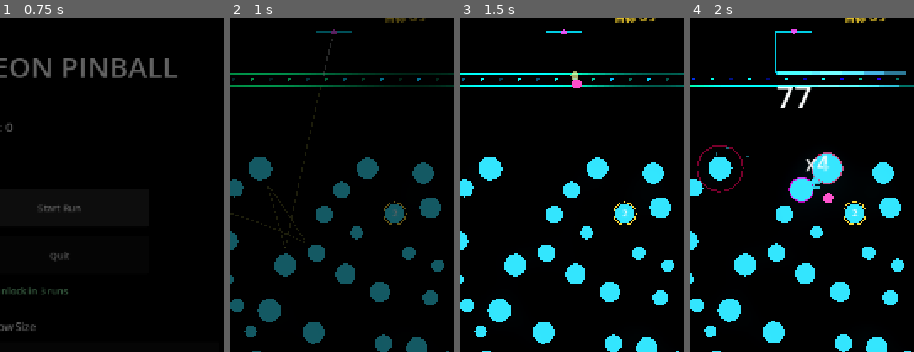
Above: before the commit, frames 1-4 (left to right).
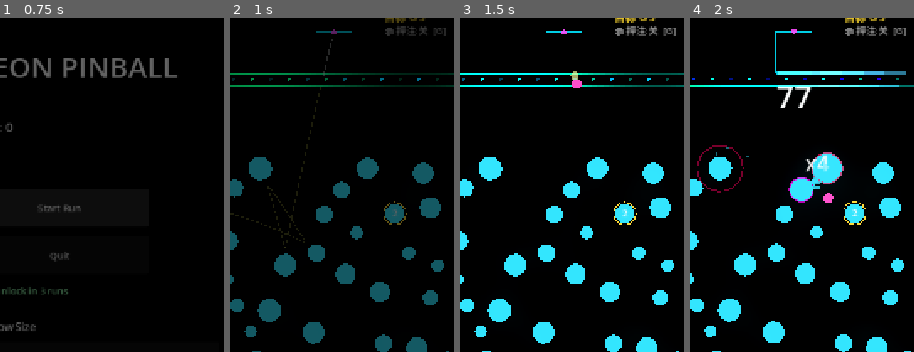
Above: after the commit, the same moments.

Repository: GencyZ/NeonPinball
Game: Godot game, scene res://scenes/main_menu.tscn
Same seed, same stepped clock (60 frames per second), same inputs: the game is played once before the commit and once after it.
Inputs (mouse positions are % of the whole screen's width and height, from its top left):
- Up to frame 1 (0.75 s): click "Start Run" at 0.5 s
- Up to frame 2 (1 s): no input
- Up to frame 3 (1.5 s): tap Enter at 1.25 s; move the mouse to (76, 52) at 1.27 s; hold D from 1.28 s (still down); hold Shift from 1.28 s (still down); click (76, 52) at 1.42 s
- Up to frame 4 (2 s): keep holding D; keep holding Shift; tap Space at 1.52 s
The pictures show only the part of the screen within x 29-79%, y 10-60%; the shares and areas given below are measured in that part.

Frame 1 is identical in both runs. In frame 2, 0.3% of the frame differs, in the area x 69-97%, y 2-6%; in frame 3, 0.5%; in frame 4, 0.5%.

Commit message:
feat: HUD gamble status label

Diff:
--- a/game/view/hud.gd
+++ b/game/view/hud.gd
@@ -9,6 +9,7 @@
 var _label_money: Label
 var _label_launches: Label
 var _label_targets: Label
+var _label_gamble: Label
 
 # ---- Shop panel ----
 var _shop_panel: PanelContainer
@@ -45,6 +46,7 @@
 	_label_launches = _make_label(Vector2(490, 92), 18, Color(0.8, 0.8, 1.0))
 	_label_targets = _make_label(Vector2(490, 116), 18, Color(1.0, 0.85, 0.2))
 	_label_targets.text = ""
+	_label_gamble = _make_label(Vector2(490, 140), 16, Color(1.0, 0.55, 0.2))
 
 	# Initialize text
 	_label_total.text    = "Score: 0"
@@ -57,6 +59,7 @@
 
 	_build_shop_panel()
 	_build_end_panel()
+	set_gamble_label(false)
 
 func _make_label(pos: Vector2, size: int, color: Color = Color.WHITE) -> Label:
 	var lbl := Label.new()
@@ -242,3 +245,11 @@
 		_label_targets.text = ""
 	else:
 		_label_targets.text = "目标 %d/%d" % [cleared, total]
+
+func set_gamble_label(armed: bool) -> void:
+	if armed:
+		_label_gamble.text = "🎲 押注:开 ×2/0  [G]"
+		_label_gamble.modulate = Color(1.0, 0.85, 0.2)
+	else:
+		_label_gamble.text = "🎲 押注:关  [G]"
+		_label_gamble.modulate = Color(0.55, 0.55, 0.55)
